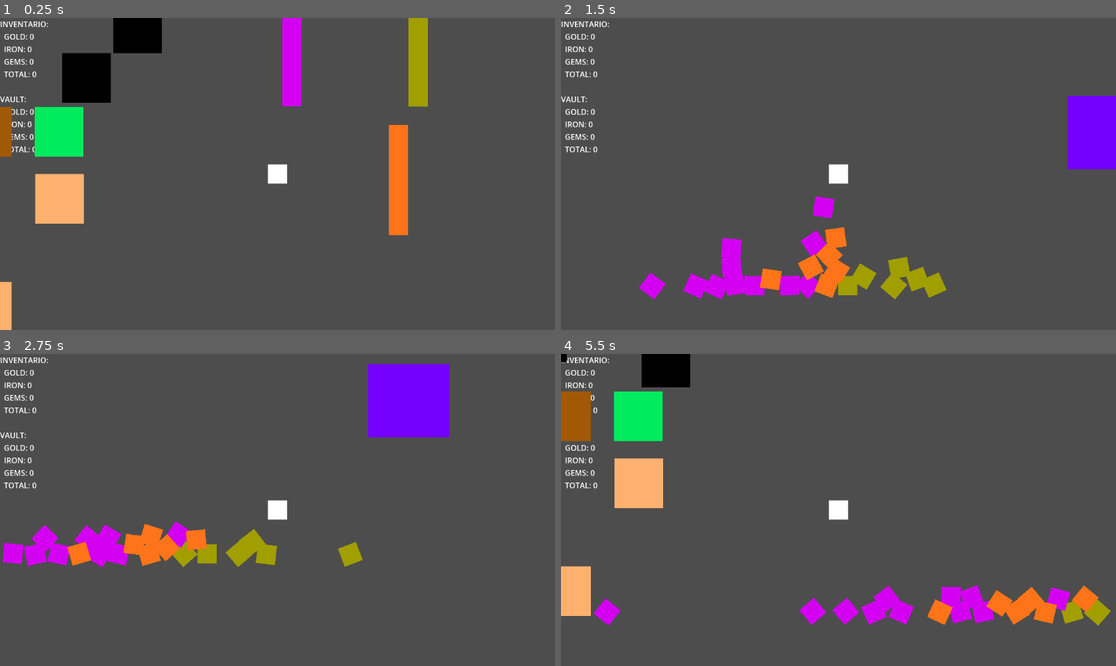
Above: before the commit, frames 1-4 (two rows, left to right).
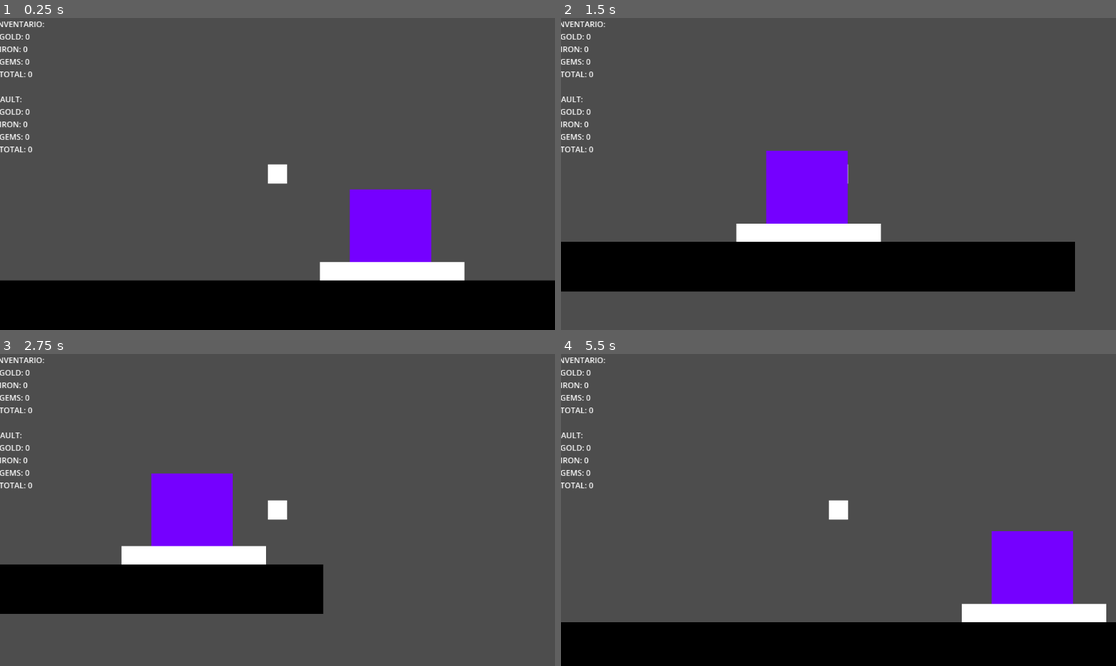
Above: after the commit, the same moments.

Repository: Themecus/Juego-de-mineria
Game: Godot game, scene res://Scene/test_zone.tscn
Two runs of this game, one before a commit and one after it. Both use one fixed random seed, a clock stepped at 60 frames per second and the inputs below.
Inputs (mouse positions are in pixels of both pictures, inside the frame that each line leads up to):
- Up to frame 1 (0.25 s): no input
- Up to frame 2 (1.5 s): move the mouse to (960, 158) at 0.52 s; hold D (Right) 0.53-1.28 s; hold Space (Touch) 0.53-1.28 s; move the mouse to (727, 189) at 1.27 s; hold S (Down) from 1.28 s (still down); click (727, 189) at 1.35 s
- Up to frame 3 (2.75 s): tap Space (Touch) at 1.55, 2.3 s; move the mouse to (333, 441) at 2.02 s; release S (Down) at 2.03 s; hold D (Right) from 2.03 s (still down); hold Right mouse button (Sack) from 2.03 s (still down)
- Up to frame 4 (5.5 s): move the mouse to (810, 572) at 2.77 s; release D (Right) at 2.78 s; release Right mouse button (Sack) at 2.78 s; hold W (Up) 2.78-3.53 s; tap Space (Touch) at 2.85, 4.55, 5.3 s; move the mouse to (1005, 556) at 3.52 s; hold Space (Touch) 3.53-4.28 s; hold A (Left) 3.53-5.03 s; move the mouse to (672, 463) at 4.27 s; click (672, 463) at 4.35 s; move the mouse to (866, 510) at 5.02 s; hold S (Down) from 5.03 s (still down); hold Right mouse button (Sack) from 5.03 s (still down)

The runs differ from the first frame. In frame 1, 30% of the frame differs, in the area x 0-100%, y 0-100%; in frame 2, 23%; in frame 3, 21%; in frame 4, 27%.

Commit message:
cambios y mejoras:
Crear el vehículo, la idea sera que se guarde el jugador dentro del vehículo
El vehiculo debe contar con su propio inventario, esta vez infinito
Carretera infinita

Diff:
--- /dev/null
+++ b/juego-de-mineria/Scene/car.tscn
@@ -0,0 +1,36 @@
+[gd_scene format=3 uid="uid://basxibhk2yulf"]
+
+[ext_resource type="Script" uid="uid://bb3rigodtb25" path="res://Scripts/car.gd" id="1_cd047"]
+[ext_resource type="PackedScene" uid="uid://c02xyl1lwb2rl" path="res://Scene/vault.tscn" id="2_d7vpe"]
+
+[sub_resource type="RectangleShape2D" id="RectangleShape2D_d7vpe"]
+size = Vector2(161.5, 29)
+
+[node name="Car" type="Node2D" unique_id=1749743340]
+
+[node name="Car" type="CharacterBody2D" parent="." unique_id=1608034208]
+script = ExtResource("1_cd047")
+
+[node name="Vault" parent="Car" unique_id=786479074 instance=ExtResource("2_d7vpe")]
+position = Vector2(146, -75)
+
+[node name="ColorRect" type="ColorRect" parent="Car" unique_id=237243538]
+offset_right = 300.0
+offset_bottom = 40.0
+
+[node name="Area2D" type="Area2D" parent="Car" unique_id=1046235438 groups=["car"]]
+
+[node name="CollisionShape2D" type="CollisionShape2D" parent="Car/Area2D" unique_id=1383087913]
+position = Vector2(151, 20)
+scale = Vector2(2, 2)
+shape = SubResource("RectangleShape2D_d7vpe")
+
+[node name="Camera2D" type="Camera2D" parent="Car" unique_id=1166528321]
+position = Vector2(150, 20)
+zoom = Vector2(0.1, 0.1)
+
+[node name="Marker2D" type="Marker2D" parent="Car" unique_id=1021659703]
+position = Vector2(151, -75)
+
+[connection signal="body_entered" from="Car/Area2D" to="Car" method="_on_area_2d_body_entered"]
+[connection signal="body_exited" from="Car/Area2D" to="Car" method="_on_area_2d_body_exited"]
--- a/juego-de-mineria/Scene/gems.tscn
+++ b/juego-de-mineria/Scene/gems.tscn
@@ -14,6 +14,7 @@
 
 [node name="Gems2" type="RigidBody2D" parent="." unique_id=1742473889]
 position = Vector2(20, 19)
+mass = 0.3
 script = ExtResource("2_tgrrj")
 
 [node name="CollisionShape2D" type="CollisionShape2D" parent="Gems2" unique_id=1147741645]
--- a/juego-de-mineria/Scene/gold.tscn
+++ b/juego-de-mineria/Scene/gold.tscn
@@ -14,6 +14,7 @@
 
 [node name="Gold2" type="RigidBody2D" parent="." unique_id=87575853]
 position = Vector2(20, 19)
+mass = 0.3
 script = ExtResource("2_c21rf")
 
 [node name="CollisionShape2D" type="CollisionShape2D" parent="Gold2" unique_id=1786891122]
--- a/juego-de-mineria/Scene/iron.tscn
+++ b/juego-de-mineria/Scene/iron.tscn
@@ -14,6 +14,7 @@
 
 [node name="Iron2" type="RigidBody2D" parent="." unique_id=533896083]
 position = Vector2(20, 19)
+mass = 0.3
 script = ExtResource("2_rwm2t")
 
 [node name="CollisionShape2D" type="CollisionShape2D" parent="Iron2" unique_id=737679773]
--- a/juego-de-mineria/Scene/player.tscn
+++ b/juego-de-mineria/Scene/player.tscn
@@ -8,7 +8,7 @@
 [sub_resource type="CircleShape2D" id="CircleShape2D_y8w33"]
 radius = 20.0
 
-[node name="Player" type="Node2D" unique_id=1812824144]
+[node name="Player" type="Node2D" unique_id=1812824144 groups=["Player"]]
 
 [node name="Player" type="CharacterBody2D" parent="." unique_id=1874484111]
 script = ExtResource("1_kelma")
@@ -33,7 +33,7 @@
 offset_bottom = 20.0
 metadata/_edit_use_anchors_ = true
 
-[node name="CollisionShape2D" type="CollisionShape2D" parent="Player" unique_id=1751407248]
+[node name="Player" type="CollisionShape2D" parent="Player" unique_id=1751407248 groups=["Player"]]
 shape = SubResource("CircleShape2D_y8w33")
 
 [node name="Bag" parent="Player" unique_id=1314187330 instance=ExtResource("4_58ae2")]
--- /dev/null
+++ b/juego-de-mineria/Scene/road.tscn
@@ -0,0 +1,121 @@
+[gd_scene format=3 uid="uid://q2qqtlq538qd"]
+
+[ext_resource type="Script" uid="uid://bmxe3q6prd5k3" path="res://Scripts/road.gd" id="1_eocbo"]
+[ext_resource type="PackedScene" uid="uid://duqq3vmmgvqvh" path="res://Scene/stoneUnbreakable.tscn" id="1_res4m"]
+
+[sub_resource type="RectangleShape2D" id="RectangleShape2D_ex66l"]
+size = Vector2(29, 277)
+
+[node name="Road" type="Node2D" unique_id=1656459966 groups=["floor"]]
+script = ExtResource("1_eocbo")
+
+[node name="StoneUnbreakable" parent="." unique_id=1794573011 instance=ExtResource("1_res4m")]
+position = Vector2(-51, 48)
+
+[node name="StoneUnbreakable2" parent="." unique_id=102889457 instance=ExtResource("1_res4m")]
+position = Vector2(48, 48)
+
+[node name="StoneUnbreakable3" parent="." unique_id=1610403082 instance=ExtResource("1_res4m")]
+position = Vector2(149, 48)
+
+[node name="StoneUnbreakable4" parent="." unique_id=375959933 instance=ExtResource("1_res4m")]
+position = Vector2(248, 48)
+
+[node name="StoneUnbreakable5" parent="." unique_id=1389083191 instance=ExtResource("1_res4m")]
+position = Vector2(349, 48)
+
+[node name="StoneUnbreakable6" parent="." unique_id=885809248 instance=ExtResource("1_res4m")]
+position = Vector2(450, 48)
+
+[node name="StoneUnbreakable7" parent="." unique_id=2088182527 instance=ExtResource("1_res4m")]
+position = Vector2(549, 48)
+
+[node name="StoneUnbreakable8" parent="." unique_id=1408477009 instance=ExtResource("1_res4m")]
+position = Vector2(650, 48)
+
+[node name="StoneUnbreakable9" parent="." unique_id=1213701557 instance=ExtResource("1_res4m")]
+position = Vector2(751, 48)
+
+[node name="StoneUnbreakable10" parent="." unique_id=470163499 instance=ExtResource("1_res4m")]
+position = Vector2(850, 48)
+
+[node name="StoneUnbreakable11" parent="." unique_id=285707172 instance=ExtResource("1_res4m")]
+position = Vector2(951, 48)
+
+[node name="StoneUnbreakable12" parent="." unique_id=785961146 instance=ExtResource("1_res4m")]
+position = Vector2(1052, 48)
+
+[node name="StoneUnbreakable13" parent="." unique_id=1799593865 instance=ExtResource("1_res4m")]
+position = Vector2(1151, 48)
+
+[node name="StoneUnbreakable14" parent="." unique_id=225705730 instance=ExtResource("1_res4m")]
+position = Vector2(1252, 48)
+
+[node name="StoneUnbreakable15" parent="." unique_id=611277470 instance=ExtResource("1_res4m")]
+position = Vector2(1353, 48)
+
+[node name="StoneUnbreakable16" parent="." unique_id=1972205982 instance=ExtResource("1_res4m")]
+position = Vector2(1452, 48)
+
+[node name="spawningZoneRoadR" type="Marker2D" parent="." unique_id=1847309403]
+position = Vector2(1553, 48)
+
+[node name="spawningZoneRoadL" type="Marker2D" parent="." unique_id=954885653]
+position = Vector2(-1552, 48)
+
+[node name="StoneUnbreakable17" parent="." unique_id=238318802 instance=ExtResource("1_res4m")]
+position = Vector2(-1455, 48)
+
+[node name="StoneUnbreakable18" parent="." unique_id=364525405 instance=ExtResource("1_res4m")]
+position = Vector2(-1356, 48)
+
+[node name="StoneUnbreakable19" parent="." unique_id=1632525850 instance=ExtResource("1_res4m")]
+position = Vector2(-1255, 48)
+
+[node name="StoneUnbreakable20" parent="." unique_id=909326210 instance=ExtResource("1_res4m")]
+position = Vector2(-1154, 48)
+
+[node name="StoneUnbreakable21" parent="." unique_id=1301768892 instance=ExtResource("1_res4m")]
+position = Vector2(-1055, 48)
+
+[node name="StoneUnbreakable22" parent="." unique_id=542716872 instance=ExtResource("1_res4m")]
+position = Vector2(-954, 48)
+
+[node name="StoneUnbreakable23" parent="." unique_id=1073177315 instance=ExtResource("1_res4m")]
+position = Vector2(-853, 48)
+
+[node name="StoneUnbreakable24" parent="." unique_id=621727165 instance=ExtResource("1_res4m")]
+position = Vector2(-754, 48)
+
+[node name="StoneUnbreakable25" parent="." unique_id=338260502 instance=ExtResource("1_res4m")]
+position = Vector2(-653, 48)
+
+[node name="StoneUnbreakable26" parent="." unique_id=200481632 instance=ExtResource("1_res4m")]
+position = Vector2(-552, 48)
+
+[node name="StoneUnbreakable27" parent="." unique_id=1648768376 instance=ExtResource("1_res4m")]
+position = Vector2(-453, 48)
+
+[node name="StoneUnbreakable28" parent="." unique_id=1280623844 instance=ExtResource("1_res4m")]
+position = Vector2(-352, 48)
+
+[node name="StoneUnbreakable29" parent="." unique_id=2064730537 instance=ExtResource("1_res4m")]
+position = Vector2(-251, 48)
+
+[node name="StoneUnbreakable30" parent="." unique_id=1348934172 instance=ExtResource("1_res4m")]
+position = Vector2(-152, 48)
+
+[node name="moreRoad" type="Area2D" parent="." unique_id=700754011]
+
+[node name="CollisionShape2D" type="CollisionShape2D" parent="moreRoad" unique_id=535333794]
+position = Vector2(1488.5, -141.5)
+shape = SubResource("RectangleShape2D_ex66l")
+
+[node name="moreRoad2" type="Area2D" parent="." unique_id=272360138]
+
+[node name="CollisionShape2D" type="CollisionShape2D" parent="moreRoad2" unique_id=1666619594]
+position = Vector2(-1490, -142)
+shape = SubResource("RectangleShape2D_ex66l")
+
+[connection signal="area_entered" from="moreRoad" to="." method="_on_more_road_area_entered"]
+[connection signal="area_entered" from="moreRoad2" to="." method="_on_more_road_2_area_entered"]
--- a/juego-de-mineria/Scene/test_zone.tscn
+++ b/juego-de-mineria/Scene/test_zone.tscn
@@ -1,27 +1,19 @@
 [gd_scene format=3 uid="uid://xtc6sj371i1"]
 
 [ext_resource type="PackedScene" uid="uid://c0rgxvak7qf6f" path="res://Scene/player.tscn" id="1_0ssdb"]
-[ext_resource type="PackedScene" uid="uid://c8ravtuokm2u" path="res://Scene/floor.tscn" id="4_kbl6y"]
 [ext_resource type="PackedScene" uid="uid://dfjsphvob37wg" path="res://Scene/stone.tscn" id="4_ogxn6"]
-[ext_resource type="PackedScene" uid="uid://c02xyl1lwb2rl" path="res://Scene/vault.tscn" id="5_ogxn6"]
 [ext_resource type="PackedScene" uid="uid://ckcygb6noer5b" path="res://Scene/stoneG.tscn" id="5_vupva"]
 [ext_resource type="PackedScene" uid="uid://dt5ujd4v0d4ja" path="res://Scene/stoneI.tscn" id="6_vupva"]
 [ext_resource type="PackedScene" uid="uid://by1byoxd7bqje" path="res://Scene/stoneGe.tscn" id="7_k6k6t"]
 [ext_resource type="PackedScene" uid="uid://nyvteljwufu2" path="res://Scene/gold.tscn" id="8_dft1r"]
-[ext_resource type="PackedScene" uid="uid://ckqfwxgy4eyro" path="res://Scene/gems.tscn" id="9_r7m10"]
-[ext_resource type="PackedScene" uid="uid://bek1op7pyb75n" path="res://Scene/iron.tscn" id="10_qvdh3"]
+[ext_resource type="PackedScene" uid="uid://q2qqtlq538qd" path="res://Scene/road.tscn" id="8_s3dcp"]
+[ext_resource type="PackedScene" uid="uid://basxibhk2yulf" path="res://Scene/car.tscn" id="9_s3dcp"]
 
 [node name="test zone" type="Node2D" unique_id=982874559]
 
 [node name="Player" parent="." unique_id=1874484111 instance=ExtResource("1_0ssdb")]
-position = Vector2(-17, -97)
-
-[node name="Vault" parent="." unique_id=786479074 instance=ExtResource("5_ogxn6")]
-position = Vector2(797, -97)
-
-[node name="floor" parent="." unique_id=456840406 instance=ExtResource("4_kbl6y")]
-position = Vector2(-353, 277)
-scale = Vector2(11.203643, -0.42552656)
+position = Vector2(762, 47)
+scale = Vector2(1.017433, 1)
 
 [node name="Stone" parent="." unique_id=1794573011 instance=ExtResource("4_ogxn6")]
 position = Vector2(-308, -400)
@@ -36,25 +28,19 @@
 position = Vector2(-620, 178)
 
 [node name="StoneG" parent="." unique_id=1293132955 instance=ExtResource("5_vupva")]
-position = Vector2(-620, -185)
+position = Vector2(3, -523)
 
-[node name="Gold" parent="." unique_id=565720635 instance=ExtResource("8_dft1r")]
-position = Vector2(255, -400)
+[node name="StoneG2" parent="." unique_id=757984609 instance=ExtResource("5_vupva")]
+position = Vector2(125, -523)
 
-[node name="Gold2" parent="." unique_id=35787774 instance=ExtResource("8_dft1r")]
-position = Vector2(255, -400)
+[node name="StoneG3" parent="." unique_id=781074552 instance=ExtResource("5_vupva")]
+position = Vector2(255, -523)
 
-[node name="Gold3" parent="." unique_id=335033724 instance=ExtResource("8_dft1r")]
-position = Vector2(255, -400)
+[node name="StoneG4" parent="." unique_id=1925604438 instance=ExtResource("5_vupva")]
+position = Vector2(411, -523)
 
-[node name="Gold4" parent="." unique_id=1827979368 instance=ExtResource("8_dft1r")]
-position = Vector2(255, -400)
-
-[node name="Gold5" parent="." unique_id=1391236275 instance=ExtResource("8_dft1r")]
-position = Vector2(255, -400)
-
-[node name="Gold6" parent="." unique_id=1655959977 instance=ExtResource("8_dft1r")]
-position = Vector2(255, -400)
+[node name="StoneG5" parent="." unique_id=189722323 instance=ExtResource("5_vupva")]
+position = Vector2(550, -523)
 
 [node name="Stone2" parent="." unique_id=150805686 instance=ExtResource("4_ogxn6")]
 position = Vector2(-414, -297)
@@ -62,53 +48,11 @@
 [node name="Stone3" parent="." unique_id=2106821284 instance=ExtResource("4_ogxn6")]
 position = Vector2(-670, -349)
 
-[node name="Gems" parent="." unique_id=758999548 instance=ExtResource("9_r7m10")]
-position = Vector2(13, -476)
+[node name="Gold" parent="." unique_id=565720635 instance=ExtResource("8_dft1r")]
+position = Vector2(-907, -195.99998)
 
-[node name="Gems2" parent="." unique_id=1271102266 instance=ExtResource("9_r7m10")]
-position = Vector2(13, -476)
+[node name="Car" parent="." unique_id=1749743340 instance=ExtResource("9_s3dcp")]
+position = Vector2(850, 230)
 
-[node name="Gems3" parent="." unique_id=418794269 instance=ExtResource("9_r7m10")]
-position = Vector2(13, -476)
-
-[node name="Gems4" parent="." unique_id=871989624 instance=ExtResource("9_r7m10")]
-position = Vector2(13, -476)
-
-[node name="Gems5" parent="." unique_id=131068036 instance=ExtResource("9_r7m10")]
-position = Vector2(13, -476)
-
-[node name="Gems6" parent="." unique_id=929923788 instance=ExtResource("9_r7m10")]
-position = Vector2(13, -476)
-
-[node name="Gems7" parent="." unique_id=1344466685 instance=ExtResource("9_r7m10")]
-position = Vector2(13, -476)
-
-[node name="Gems8" parent="." unique_id=668190409 instance=ExtResource("9_r7m10")]
-position = Vector2(13, -476)
-
-[node name="Gems9" parent="." unique_id=1838532544 instance=ExtResource("9_r7m10")]
-position = Vector2(13, -476)
-
-[node name="Gems10" parent="." unique_id=2008706544 instance=ExtResource("9_r7m10")]
-position = Vector2(13, -476)
-
-[node name="Gems11" parent="." unique_id=1127780990 instance=ExtResource("9_r7m10")]
-position = Vector2(13, -476)
-
-[node name="Iron" parent="." unique_id=406422622 instance=ExtResource("10_qvdh3")]
-position = Vector2(214, -133)
-
-[node name="Iron2" parent="." unique_id=341065954 instance=ExtResource("10_qvdh3")]
-position = Vector2(214, -133)
-
-[node name="Iron3" parent="." unique_id=1465727410 instance=ExtResource("10_qvdh3")]
-position = Vector2(214, -133)
-
-[node name="Iron4" parent="." unique_id=1427811237 instance=ExtResource("10_qvdh3")]
-position = Vector2(214, -133)
-
-[node name="Iron5" parent="." unique_id=559076727 instance=ExtResource("10_qvdh3")]
-position = Vector2(214, -133)
-
-[node name="Iron6" parent="." unique_id=1586339167 instance=ExtResource("10_qvdh3")]
-position = Vector2(214, -133)
+[node name="Road" parent="." unique_id=1656459966 instance=ExtResource("8_s3dcp")]
+position = Vector2(50, 271)
--- a/juego-de-mineria/Scripts/breakblocks.gd
+++ b/juego-de-mineria/Scripts/breakblocks.gd
@@ -5,7 +5,7 @@
 var durability=5
 var delta
 var ore=preload("res://Scene/iron.tscn")
-var ore_instance
+var oreInstance
 var capacity=0
 
 func breaker(delta):
@@ -16,9 +16,9 @@
 		while capacity<numberOfOres:
 			var variation=Vector2(randf_range(-50,50),randf_range(-50,50))#esto actuara para que varie la ubicacion
 			#de dropeo de mineraels
-			ore_instance=ore.instantiate()
-			ore_instance.position=position+variation
-			get_parent().add_child(ore_instance)#agregamos el get parents ya que cuando sea eliminado el no lo sea,
+			oreInstance=ore.instantiate()
+			oreInstance.position=position+variation
+			get_parent().add_child(oreInstance)#agregamos el get parents ya que cuando sea eliminado el no lo sea,
 			#en otro caso que no sea sde elimnacion quitalo y dejalo como addchildd
 			capacity+=1
 		queue_free()
--- /dev/null
+++ b/juego-de-mineria/Scripts/car.gd
@@ -0,0 +1,57 @@
+extends CharacterBody2D
+
+var moving_fast = 1000
+var key = false
+var player_original_parent = null
+
+@onready var player = $"../../Player" #jugador
+@onready var carCamara = $Camera2D #camara del carro
+@onready var exitMarker = $Marker2D  # El punto para la salida del jugador
+
+#dato: si el jugador es eliminado del juego, el carro toma control de la camara y acciones
+func _process(delta):
+	if key == true:
+		enterVehicle()#Entraremos en vehiculo
+		moving(delta)# Mover vehículo
+
+		# Cambiar cámara (nota: esto lo tuve hacer con ia para entenderlo)
+		var player_camera = player.get_node_or_null("Camera2D")#este getnode es una version segura al tener inseguridad de ciertos nodos
+		player_camera.enabled = false#si lo apagamos y encedemos l camara del del carro
+		carCamara.enabled = true
+
+		if Input.is_action_pressed("Touch"):#Si presionamos espacio salimos del vehiculo
+			exitVehicule()
+
+func enterVehicle():
+	# Guardar al padre del jugador original aqui dentro
+	player_original_parent = player.get_parent()
+
+	# Lo guardamos dentro de si mismo/self del carro, haciendo que ahora el padre del jugador sea el carro
+	player.reparent(self)
+	player.position = Vector2.ZERO
+	player.visible = false#lo volvemos invisible
+
+
+func exitVehicule():
+	# Restaurar padre original del jugador
+	player.reparent(player_original_parent)
+	player.global_position = exitMarker.global_position#colcoamos la posicion encima del carro
+	# Restaurar visibilidad
+	player.visible = true
+
+	# Restaurar cámara del jugador
+	var player_camera = player.get_node_or_null("Camera2D")
+	player_camera.enabled = true
+	# Desactivar cámara del vehículo
+	carCamara.enabled = false
+	key = false
+
+func moving(delta):
+	var direction_x = Input.get_axis("Left", "Right")
+	velocity.x = direction_x * moving_fast
+	move_and_slide()
+
+func _on_area_2d_body_entered(body: Node2D) -> void:
+	if body.name == "Player" and not key:
+		key = true
+		player = body  # Actualizar referencia
--- a/juego-de-mineria/Scripts/ores.gd
+++ b/juego-de-mineria/Scripts/ores.gd
@@ -2,6 +2,7 @@
 class_name ores
 var points: float=0.0
 var miniShake=false
+
 #func process(delta):
 	#if miniShake==true:
 		#shake()
@@ -18,5 +19,6 @@
 	points = snapped(points, 0.1)  # coloca un solo decimal
 	return points
 
+
 func take():
 	queue_free()
--- /dev/null
+++ b/juego-de-mineria/Scripts/road.gd
@@ -0,0 +1,52 @@
+extends Node2D
+
+var road = preload("res://Scene/stoneUnbreakable.tscn")
+var roadInstance
+var lengthRoad = 0
+var blockSize = 100  # Tamaño de cada bloque
+
+@onready var markR = $spawningZoneRoadR
+@onready var markL = $spawningZoneRoadL
+@onready var spawnRoadR=$moreRoad
+@onready var spawnRoadL=$moreRoad2
+func _on_more_road_area_entered(area):
+	if area.is_in_group("car"):
+		call_deferred("generateRoadR")# 1 = derecha
+
+func _on_more_road_2_area_entered(area):
+	if area.is_in_group("car"):
+		call_deferred("generateRoadL")# -1 = izquierda
+
+#esta vaina del calldeferred lo que hace es:
+#"Ejecutar esta función más tarde, cuando sea seguro hacerlo", sin esto es como dispararte al pie sin proteccion
+func generateRoadR():#esta sera una version para la derecha
+	var currentPosition
+	currentPosition = markR.position  # Guardar posición inicial derecha
+	spawnRoadR.position=currentPosition
+	while lengthRoad < 16:
+		# Instanciar bloque
+		roadInstance = road.instantiate()
+		roadInstance.position = currentPosition#Posicion
+		add_child(roadInstance)#colocar
+		# Mover la posición para el siguiente bloque
+		currentPosition.x += blockSize * 1
+		lengthRoad += 1
+	#Actualizar la posición del marcador al final
+	markR.position = currentPosition
+	lengthRoad = 0
+
+func generateRoadL():#esta sera una version para la izquierda
+	var currentPosition
+	currentPosition = markL.position  # Guardar posición inicial Izquierda
+	spawnRoadL.position=currentPosition
+	while lengthRoad < 16:
+		# Instanciar bloque
+		roadInstance = road.instantiate()
+		roadInstance.position = currentPosition#Posicion
+		add_child(roadInstance)#colocar
+		# Mover la posición para el siguiente bloque
+		currentPosition.x += blockSize * -1
+		lengthRoad += 1
+	#Actualizar la posición del marcador al final
+	markL.position = currentPosition
+	lengthRoad = 0
Not shown, added: juego-de-mineria/Scripts/car.gd.uid
Not shown, added: juego-de-mineria/Scripts/road.gd.uid
